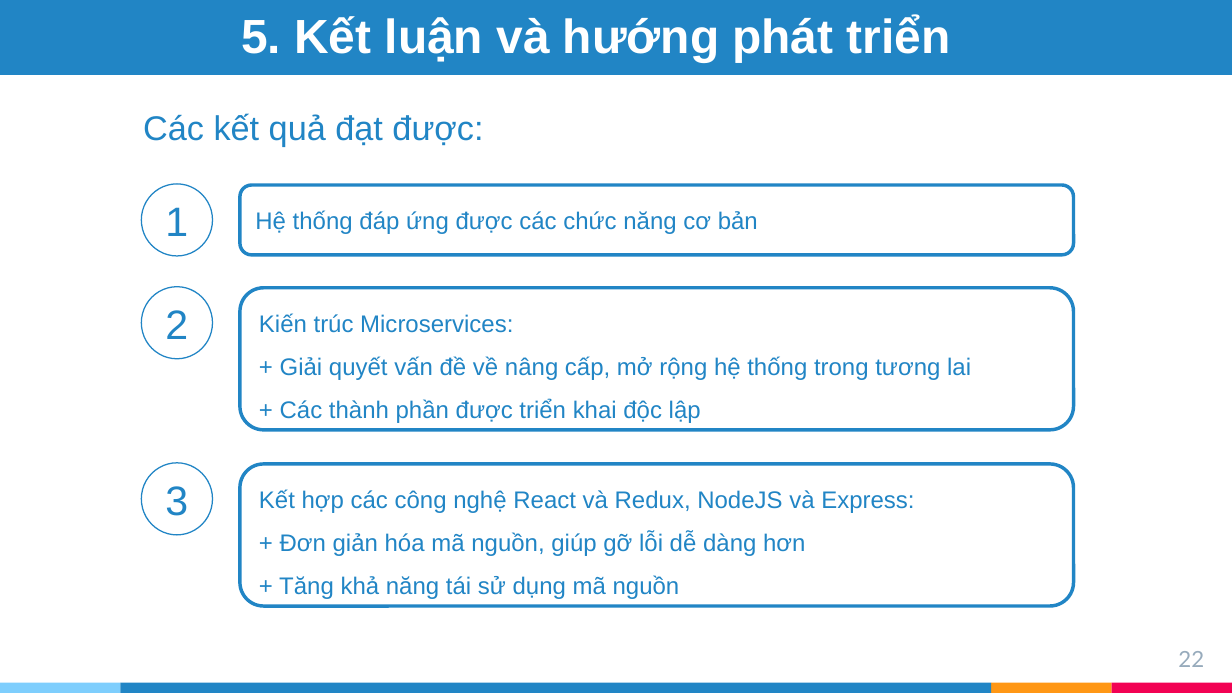
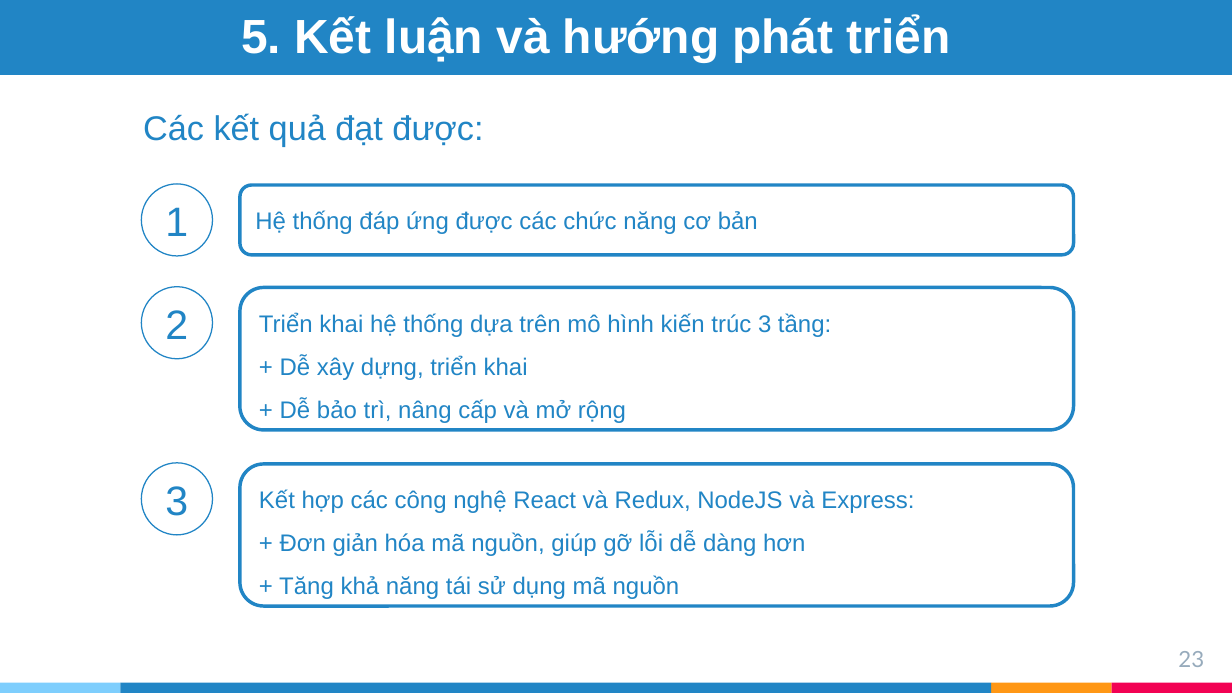
Before and after one commit to tranphuongthao2405/finalproject, a slide deck: slide 23 of report/slide ĐATN - Trần Phương Thảo - 20173383.pptx (slide 22 before the commit). Drawn at 1232x693 pixels with LibreOffice and Linux fonts; fonts in the diff are those of the drawing. Boxes give left, top, right and bottom in pixels: in the first picture for what was removed or moved away, otherwise in the second. Text is boxed around its words. In the diff, an @@ line names an element or a change of style, - is before the commit and + after.

```diff
--- a/report/slide ĐATN - Trần Phương Thảo - 20173383.pptx
+++ b/report/slide ĐATN - Trần Phương Thảo - 20173383.pptx
@@ text in rounded rectangle at [259,313,831,423]: text changed @@
-Kiến trúc Microservices:
-+ Giải quyết vấn đề về nâng cấp, mở rộng hệ thống trong tương lai
-+ Các thành phần được triển khai độc lập
+Triển khai hệ thống dựa trên mô hình kiến trúc 3 tầng:
++ Dễ xây dựng, triển khai
++ Dễ bảo trì, nâng cấp và mở rộng
@@ page number at [1178,651,1204,667]: text changed @@
-22
+23
```
Also in this commit, not shown: 4 other slides changed, 4 slides added, 3 slides removed, 15 other files.
